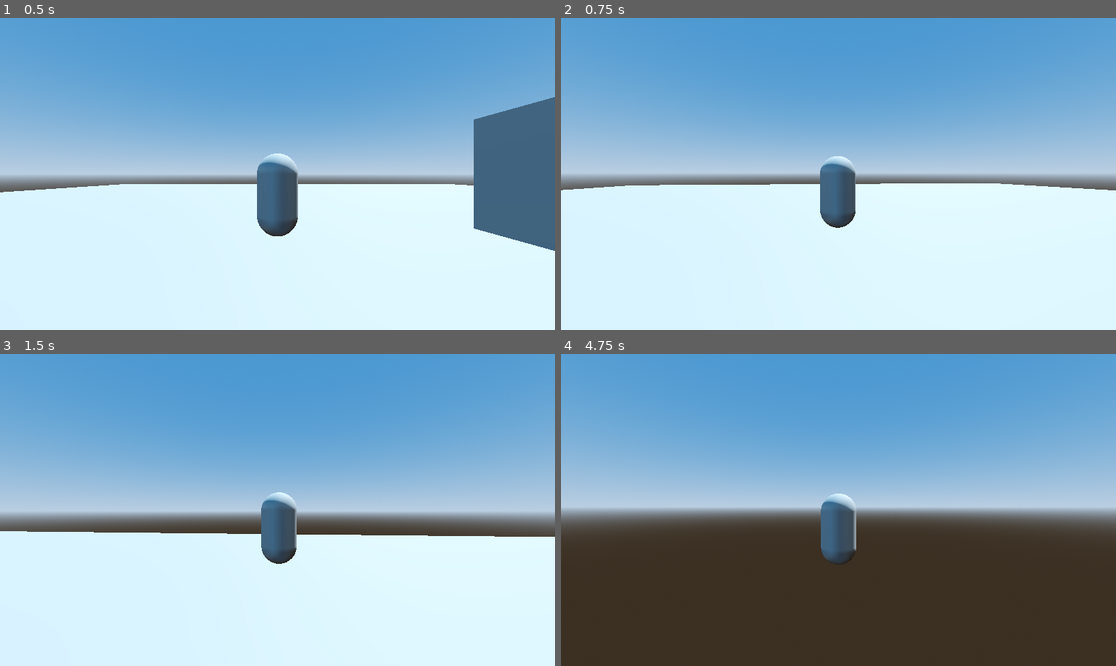
Above: before the commit, frames 1-4 (two rows, left to right).
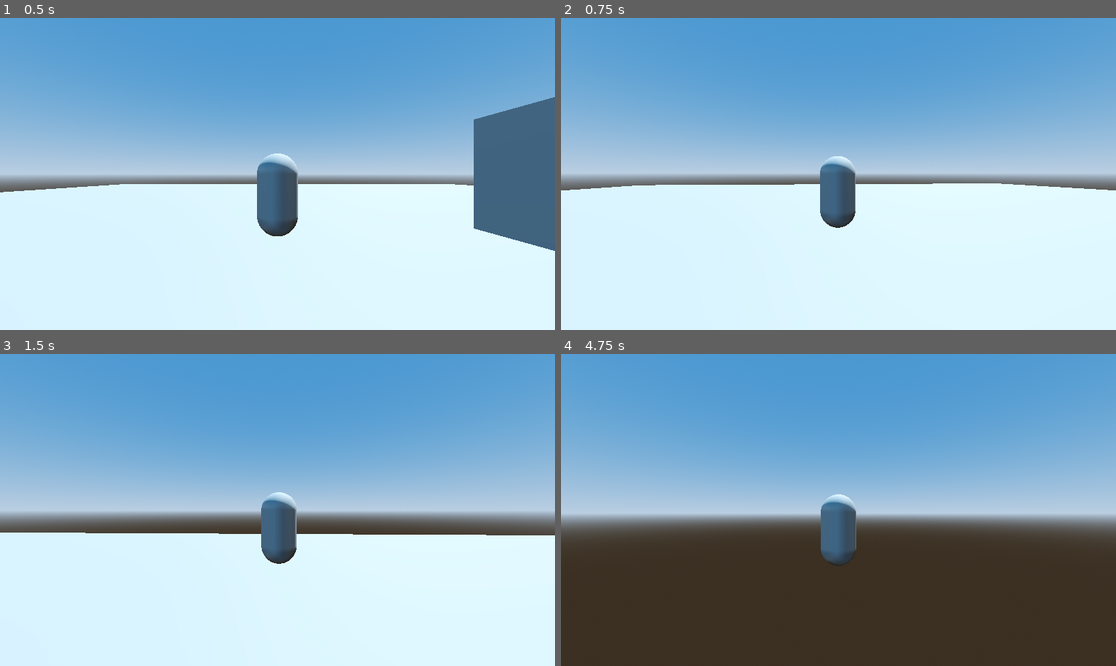
Above: after the commit, the same moments.

Repository: Zackoob/Zombie-Horde-Game
Game: Godot game, scene res://world/CharacterBodyEnemyTest.tscn
Two runs of this game, one before a commit and one after it. Both use one fixed random seed, a clock stepped at 60 frames per second and the inputs below.
Inputs (mouse positions are in pixels of both pictures, inside the frame that each line leads up to):
- Up to frame 1 (0.5 s): no input
- Up to frame 2 (0.75 s): move the mouse to (866, 174) at 0.52 s; hold W (forward) from 0.53 s (still down)
- Up to frame 3 (1.5 s): keep holding W (forward); tap Space (jump) at 0.77 s; move the mouse to (249, 510) at 1.27 s
- Up to frame 4 (4.75 s): keep holding W (forward); tap Space (jump) at 1.52, 3.02, 3.5, 3.77, 4.52 s; move the mouse to (849, 503) at 2.02 s; tap Enter at 2.75 s; move the mouse to (832, 516) at 2.77 s; move the mouse to (877, 513) at 3.52 s; tap Escape (menu, bound only after the commit) at 4.15 s; move the mouse to (794, 506) at 4.27 s

Frame 1 is identical in both runs. In frame 2, less than 0.1% of the frame differs, in the area x 0-97%, y 47-65%; in frame 3, 0.2%; in frame 4, 5.8%, in the area x 0-100%, y 44-68%.

Commit message:
Mouse capture togglable with esc key

Diff:
--- a/zombie-game-project-thingy/player/camera.gd
+++ b/zombie-game-project-thingy/player/camera.gd
@@ -12,12 +12,17 @@
 	Input.set_mouse_mode(Input.MOUSE_MODE_CAPTURED)
 
 func _input(event: InputEvent) -> void:
-	if event is InputEventMouseMotion and Input.get_mouse_mode() != 0:
+	if event is InputEventMouseMotion && Input.get_mouse_mode() != 0:
 		yaw += -event.relative.x * yaw_sensitivity
 		pitch += event.relative.y * pitch_sensitivity
+	elif Input.is_action_pressed("menu"):
+		if Input.mouse_mode == Input.MOUSE_MODE_CAPTURED:
+			Input.set_mouse_mode(Input.MOUSE_MODE_VISIBLE)
+		else:
+			Input.set_mouse_mode(Input.MOUSE_MODE_CAPTURED)
 
 func _physics_process(delta: float) -> void:
-	camera_target.rotation.y = lerpf(camera_target.rotation.y, yaw, delta * 10)
-	camera_target.rotation.x = lerpf(camera_target.rotation.x, pitch, delta * 10)
+	camera_target.rotation.y = lerpf(camera_target.rotation.y, yaw, delta * 6)
+	camera_target.rotation.x = lerpf(camera_target.rotation.x, pitch, delta * 6)
 
 	pitch = clamp(pitch, deg_to_rad(pitch_min), deg_to_rad(pitch_max))
--- a/zombie-game-project-thingy/project.godot
+++ b/zombie-game-project-thingy/project.godot
@@ -51,6 +51,11 @@
 "events": [Object(InputEventKey,"resource_local_to_scene":false,"resource_name":"","device":-1,"window_id":0,"alt_press …(192 unchanged characters)…
 ]
 }
+menu={
+"deadzone": 0.2,
+"events": [Object(InputEventKey,"resource_local_to_scene":false,"resource_name":"","device":-1,"window_id":0,"alt_pressed":false,"shift_pressed":false,"ctrl_pressed":false,"meta_pressed":false,"pressed":false,"keycode":0,"physical_keycode":4194305,"key_label":0,"unicode":0,"location":0,"echo":false,"script":null)
+]
+}
 
 [physics]
 
